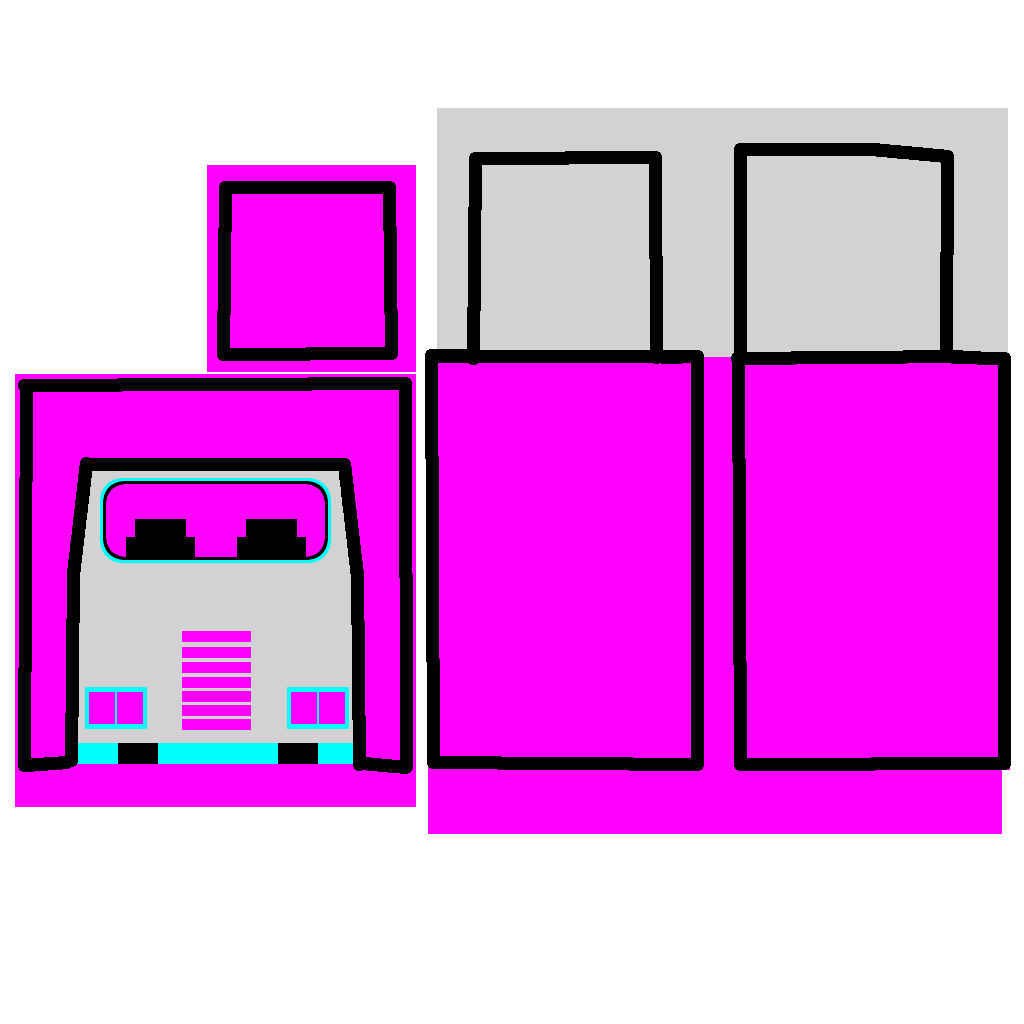
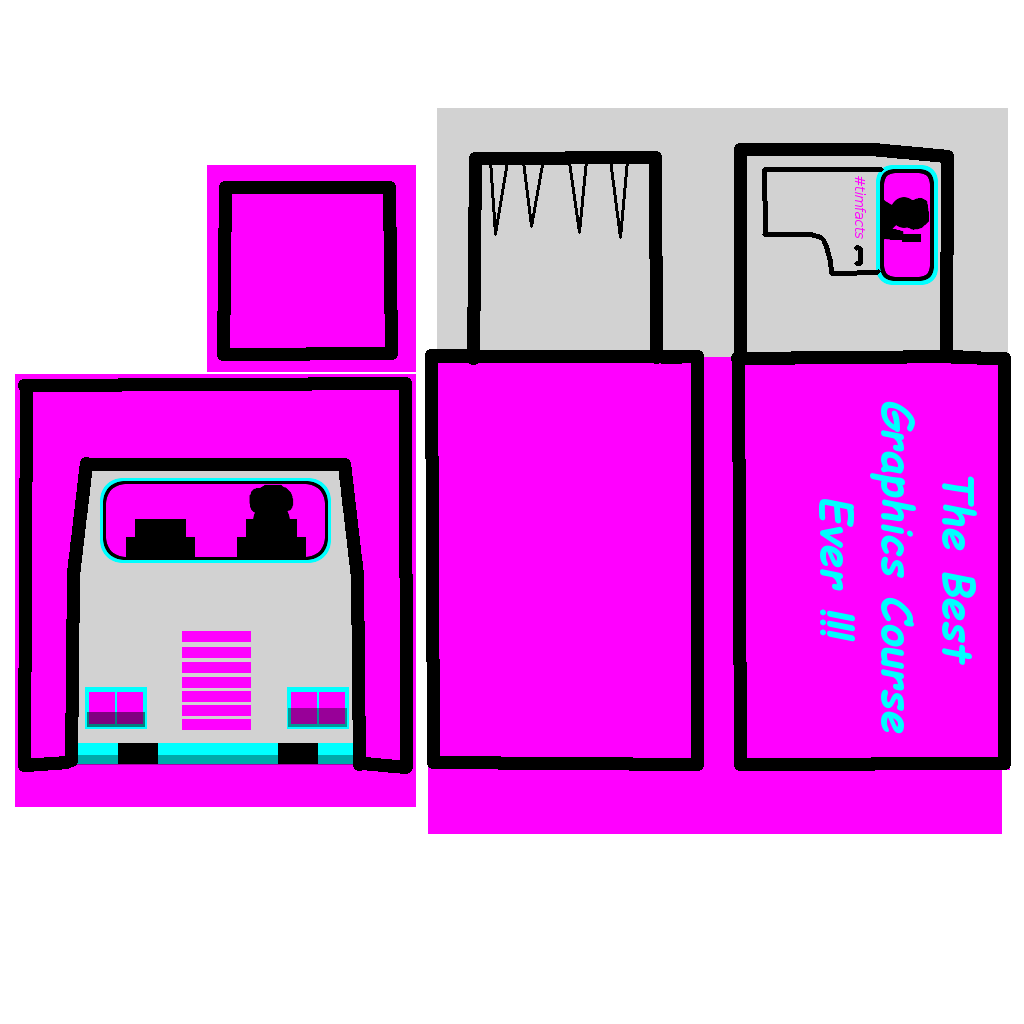
Layered file, before and after one edit (1024×1024). Changes by layer:
added layer "The Best Graphics Course Ever ..." above "#timfacts" over (819, 401, 977, 734)
added layer "#timfacts" above "Layer" over (855, 176, 866, 239)
painted on "Layer" over (77, 164, 938, 765)
